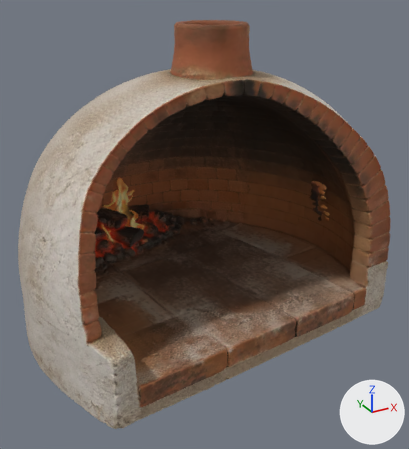
Before and after pictures for a commit that changed the glTF model assets/models/pizzaofen.glb.
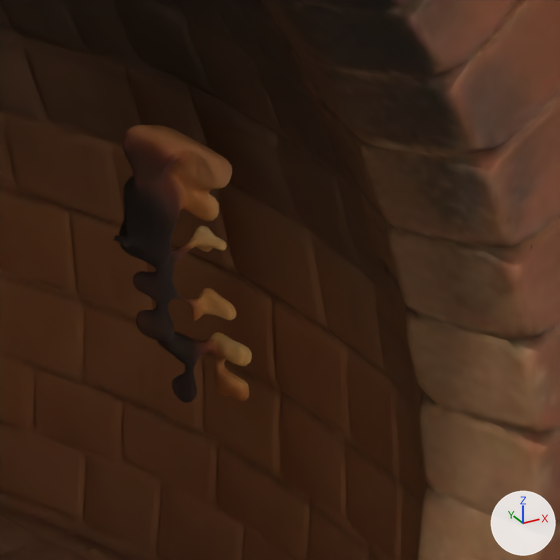
There are two pictures of each version: one whole from a 50 mm camera at (-0.723, -1.442, 0.531) aimed at (0.019, -0.094, -0.143), one close up on the part from 72% to 91% of the width and 36% to 54% of the height. Arrows for +X, +Y and +Z are at lower right; the lights stay in place. The older version's two pictures come first. Where no turn or scale is listed for an object, it has been applied to the vertices. Vertices at exactly the same position are counted once.

Objects in the first close-up: 'tripo_node_9812a877-e316-460e-9aa0-28847b636b63'.
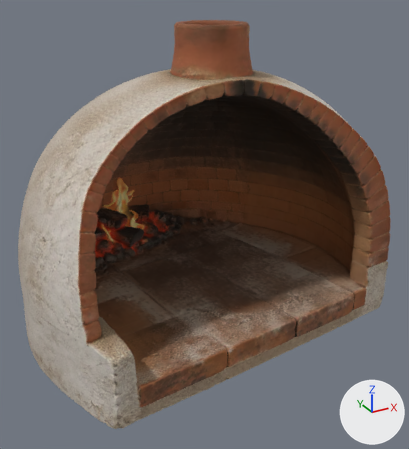
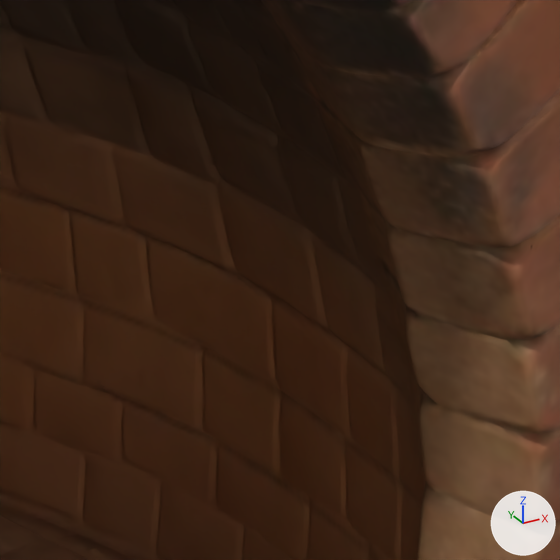
Where the change shows, as pixel boxes (x1, y1, x2, y2) in the close-ups (560 x 560 px):
part 1 of me_tripo_mesh_9812a877_e316_460e_9aa0_28847b636b63, deleted (brown)
    before: (114, 125, 252, 403)

Patch to the scene script:
```diff
--- a/assets/models/pizzaofen.glb.py
+++ b/assets/models/pizzaofen.glb.py
@@ me_tripo_mesh_9812a877_e316_460e_9aa0_28847b636b63 @@
 # used by ob_tripo_node_9812a877_e316_460e_9aa0_28847b636b63; location = (0.0002, -0.0004, 0.0002)
-me_tripo_mesh_9812a877_e316_460e_9aa0_28847b636b63.from_pydata(...)  # 112744 vertices, 225491 faces; spans x -0.52..0.543, y -0.473..0.437, z -0.425..0.425
+me_tripo_mesh_9812a877_e316_460e_9aa0_28847b636b63.from_pydata(...)  # 110435 vertices, 220877 faces; spans x -0.52..0.543, y -0.473..0.437, z -0.425..0.425
+# me_tripo_mesh_9812a877_e316_460e_9aa0_28847b636b63 part 1: the loose piece of 2309 vertices spanning x 0.361..0.42, y -0.194..-0.141, z -0.185..-0.046 is deleted
+# other edits to the shape of me_tripo_mesh_9812a877_e316_460e_9aa0_28847b636b63 do not show in these pictures
 me_tripo_mesh_9812a877_e316_460e_9aa0_28847b636b63.materials.append(mat_tripo_material_9812a877_e316_460e_9aa0_28847b636b63)
```
